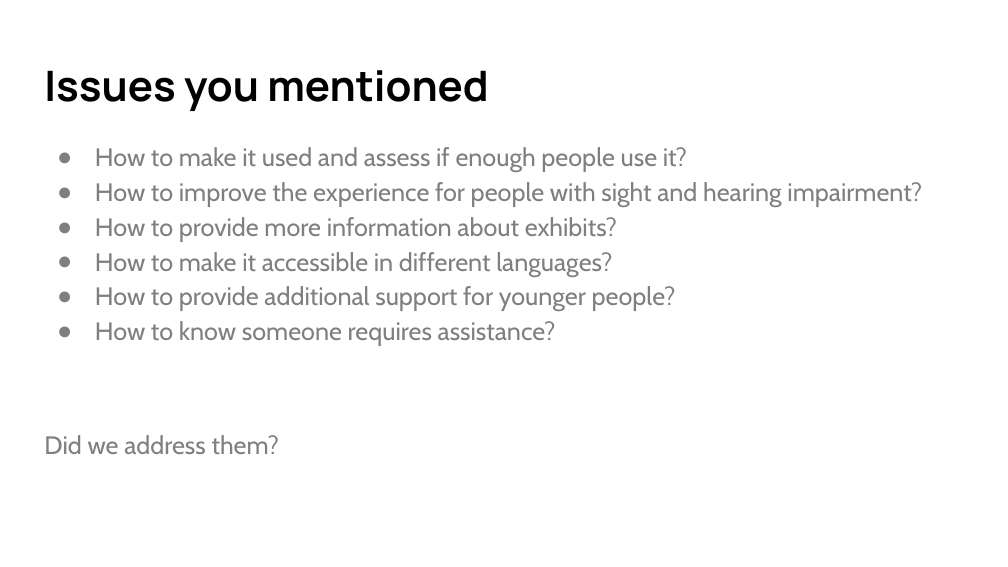
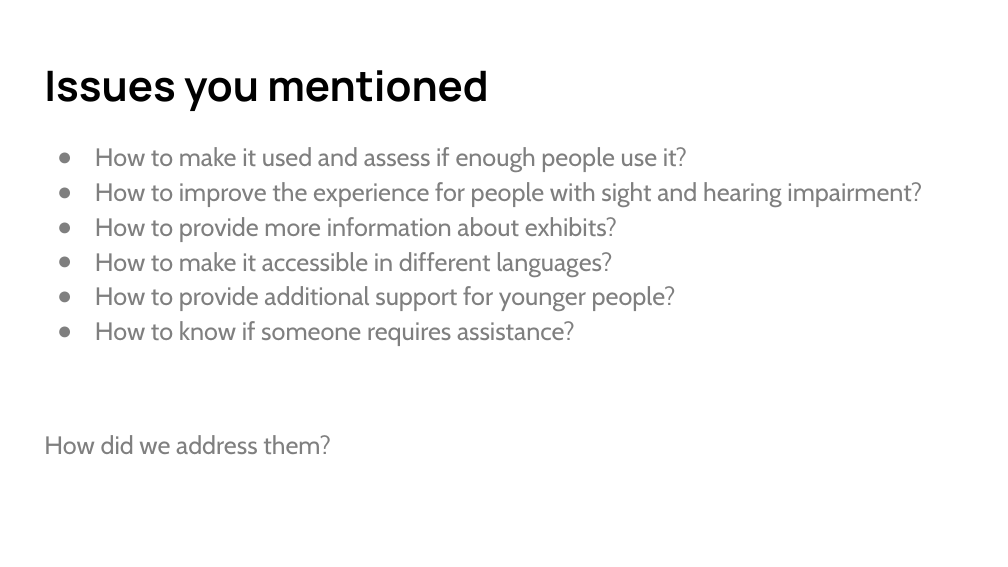
Before and after one commit to Glasgow19/team-5, a slide deck: slide 6 of presentation.pptx. Drawn at 1008x567 pixels with LibreOffice and Linux fonts; fonts in the diff are those of the drawing. Boxes give left, top, right and bottom in pixels: in the first picture for what was removed or moved away, otherwise in the second. Text is boxed around its words. In the diff, an @@ line names an element or a change of style, - is before the commit and + after.

```diff
--- a/presentation.pptx
+++ b/presentation.pptx
@@ text at [44,321,575,454]: text changed @@
-● How to know someone requires assistance?
-Did we address them?
+● How to know if someone requires assistance?
+How did we address them?
```
Also in this commit, not shown: 8 other slides changed, 6 slides added, 2 slides removed.
